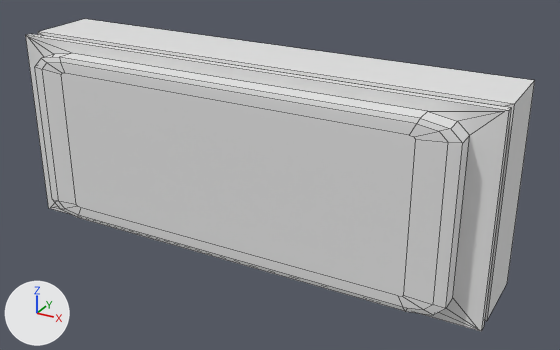
Two versions of the FBX model Assets/Visuals/Models/Station/Lamp_Big.fbx, one commit apart.
Both versions are drawn from a camera (50 mm lens) standing at (0.735, -1.326, 0.583) and looking at (0.058, -0.095, -0.032). Every picture has the same lights, and +X, +Y and +Z are marked at lower left. Mesh edges are drawn as thin lines. Where no turn or scale is listed for an object, it has been applied to the vertices.

The first picture shows 'Lamp_Big'.
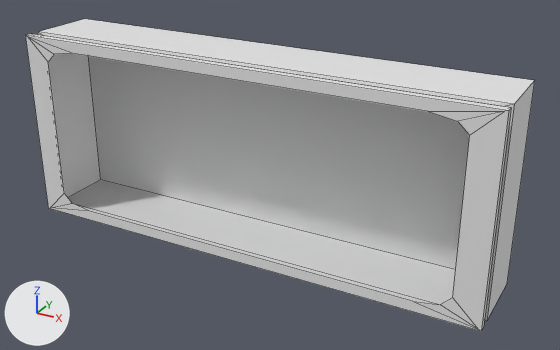
Changed parts and their boxes [x1, y1, x2, y2] in the pictures (560 x 350 px):
part 1 of me_cube_030, deleted
    before: [35, 53, 470, 315]

The change in detail:
me_cube_030 is used by ob_lamp_big; location (0.0, 0.0, 0.0).
me_cube_030 had 76 vertices, 70 faces and spanned x -0.5..0.5, y -0.221..0.0, z -0.2..0.2.
me_cube_030 now has 40 vertices, 33 faces and spans x -0.5..0.5, y -0.18..0.0, z -0.2..0.2.
Part 1, on me_cube_030:
36 vertices are removed from x -0.445..0.445, y -0.221..-0.217, z -0.178..0.178.
37 faces are deleted.
